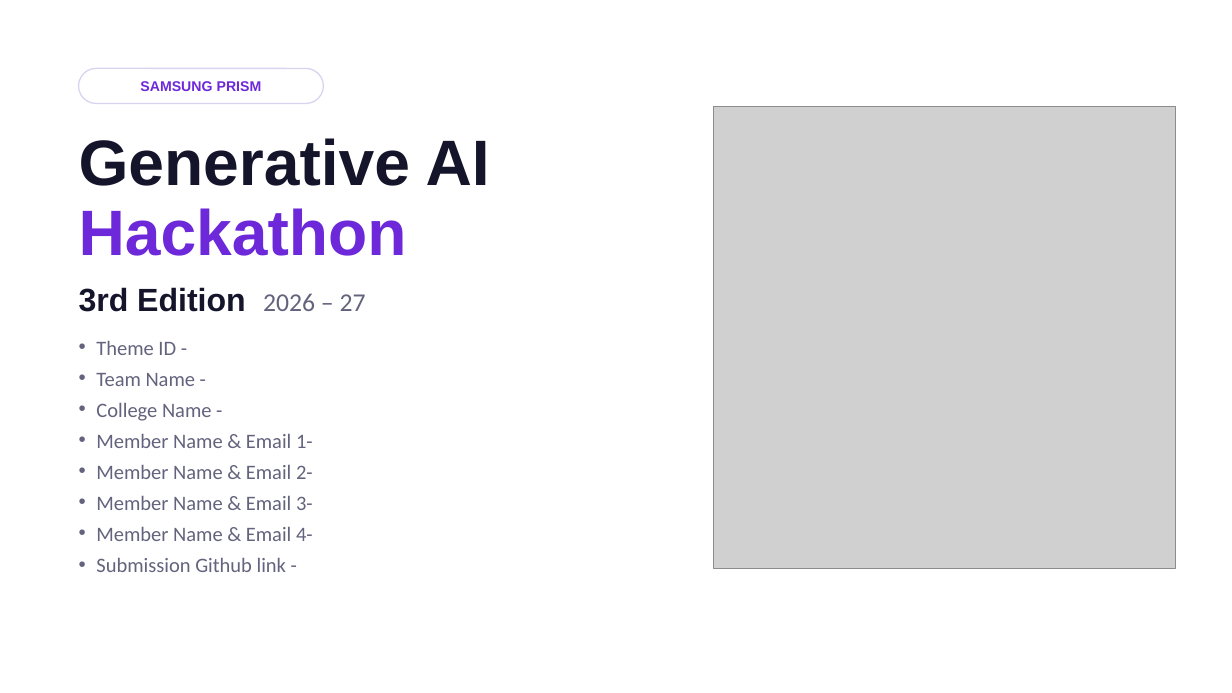
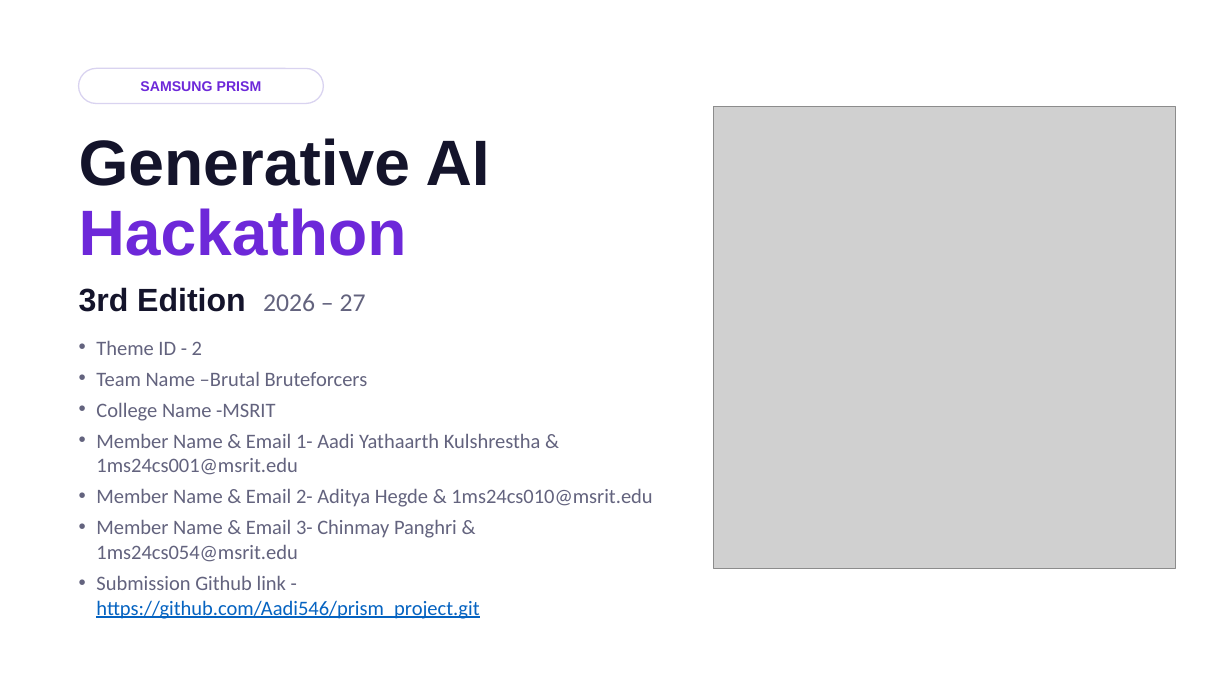
Before and after one commit to Aadi546/prism_project, a slide deck: slide 1 of CollegeName_TeamName_Submission.pptx. Drawn at 1232x693 pixels with LibreOffice and Linux fonts; fonts in the diff are those of the drawing; grey boxes stand for pictures. Boxes give left, top, right and bottom in pixels: in the first picture for what was removed or moved away, otherwise in the second. Text is boxed around its words. In the diff, an @@ line names an element or a change of style, - is before the commit and + after.

```diff
--- a/CollegeName_TeamName_Submission.pptx
+++ b/CollegeName_TeamName_Submission.pptx
@@ text at (96, 341, 652, 619): text changed @@
-• Theme ID -
-• Team Name -
-• College Name -
-• Member Name & Email 1-
-• Member Name & Email 2-
-• Member Name & Email 3-
-• Member Name & Email 4-
-• Submission Github link -
+• Theme ID - 2
+• Team Name –Brutal Bruteforcers
+• College Name -MSRIT
+• Member Name & Email 1- Aadi Yathaarth Kulshrestha & 1ms24cs001@msrit.edu
+• Member Name & Email 2- Aditya Hegde & 1ms24cs010@msrit.edu
+• Member Name & Email 3- Chinmay Panghri & 1ms24cs054@msrit.edu
+• Submission Github link - https://github.com/Aadi546/prism_project.git
```
Also in this commit, not shown: 2 other slides changed, 2 other files.
